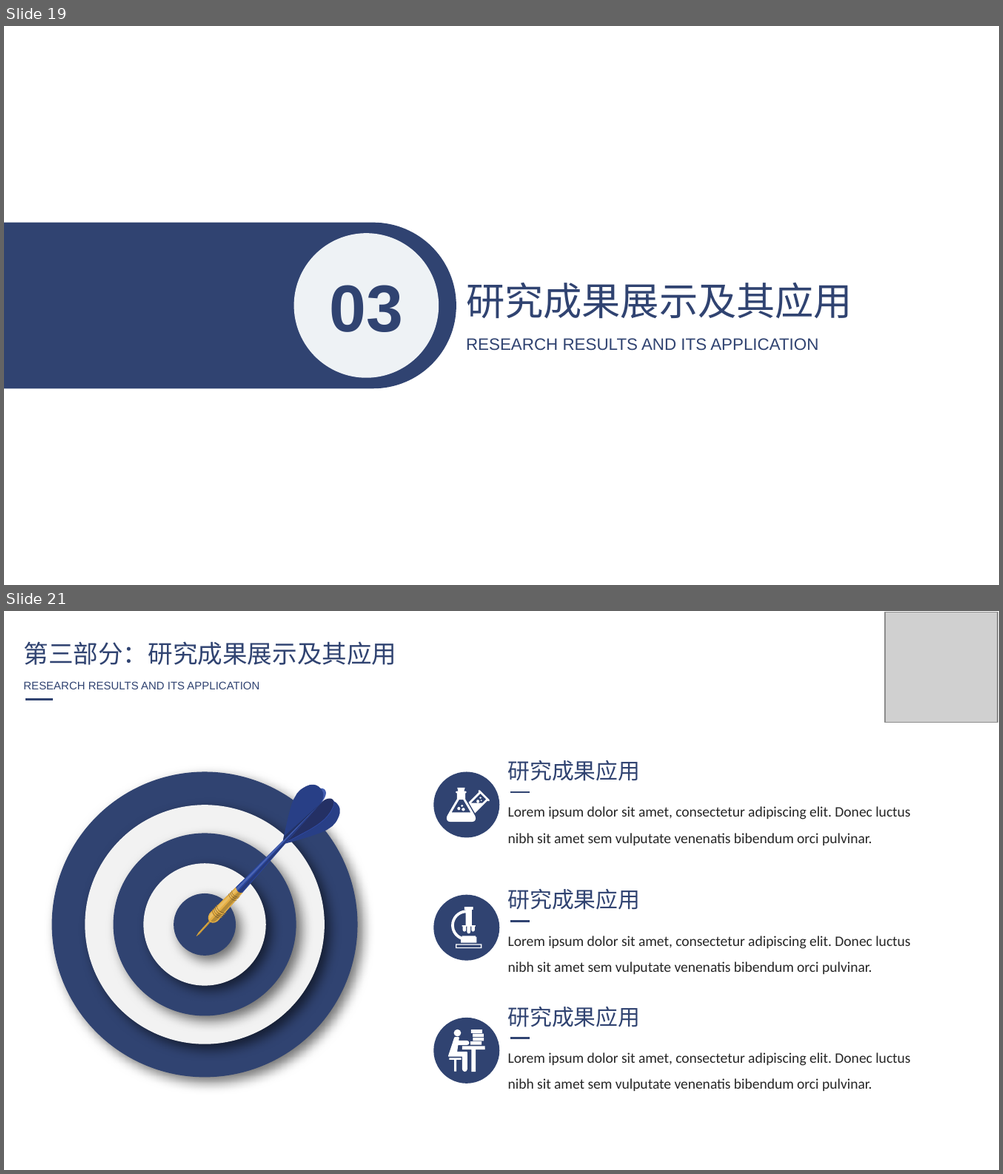
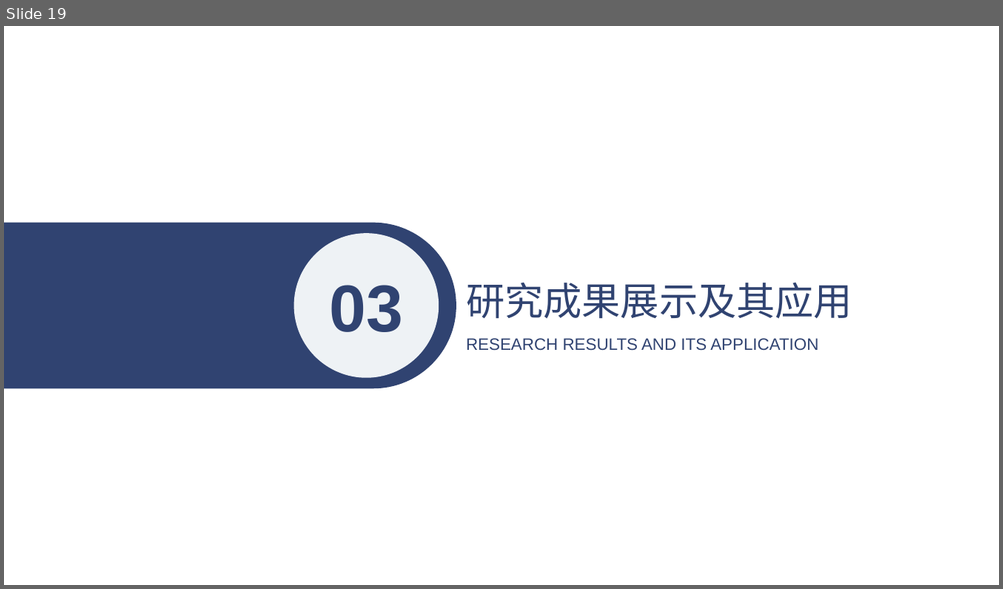
Before and after one commit to yxm785872911/paper, a slide deck: 答辩ppt初稿.pptx. Shown one above the other, each under a label of ours: slides 19 and 21 before the commit, slide 19 after it; the slides between them are not shown. The pictures are 1003x1174 and 1003x589 pixels, drawn with LibreOffice and Linux fonts; fonts in the diff are those of the drawing; grey boxes stand for pictures. Boxes give left, top, right and bottom in pixels: in the first picture for what was removed or moved away, otherwise in the second. Text is boxed around its words. In the diff, an @@ line names an element or a change of style, - is before the commit and + after.

```diff
--- a/答辩ppt初稿.pptx
+++ b/答辩ppt初稿.pptx
@@ slide 21 removed at (4, 611, 999, 1170), background #FFFFFF @@
@@ picture removed at (884, 612, 996, 723) @@
@@ text removed at (24, 641, 397, 665) @@
-第三部分：研究成果展示及其应用
@@ text removed at (23, 681, 259, 689) @@
-RESEARCH RESULTS AND ITS APPLICATION
@@ line removed from (25, 700) to (53, 700) @@
@@ text removed at (508, 760, 640, 781) @@
-研究成果应用
@@ ellipse removed at (434, 772, 499, 837) @@
@@ freeform shape removed at (446, 788, 489, 822) @@
@@ group removed at (52, 772, 357, 1077): 44 freeform shapes, 5 ellipses, 2 rectangles @@
@@ text removed at (508, 806, 910, 846) @@
-Lorem ipsum dolor sit amet, consectetur adipiscing elit. Donec luctus nibh sit amet sem vulputate venenatis bibendum orci pulvinar.
@@ line removed from (510, 792) to (530, 792) @@
@@ ellipse removed at (434, 895, 499, 961) @@
@@ text removed at (508, 889, 640, 910) @@
-研究成果应用
@@ freeform shape removed at (452, 908, 478, 943) @@
@@ line removed from (510, 921) to (530, 921) @@
@@ text removed at (508, 936, 910, 974) @@
-Lorem ipsum dolor sit amet, consectetur adipiscing elit. Donec luctus nibh sit amet sem vulputate venenatis bibendum orci pulvinar.
@@ freeform shape removed at (455, 944, 481, 948) @@
@@ text removed at (508, 1007, 640, 1028) @@
-研究成果应用
@@ ellipse removed at (434, 1018, 499, 1083) @@
@@ freeform shape removed at (447, 1030, 484, 1073) @@
@@ text removed at (508, 1053, 910, 1091) @@
-Lorem ipsum dolor sit amet, consectetur adipiscing elit. Donec luctus nibh sit amet sem vulputate venenatis bibendum orci pulvinar.
@@ line removed from (510, 1039) to (530, 1039) @@
```
Also in this commit, not shown: 2 slides changed, 4 slides added, 5 other slides removed, 1 other file.
